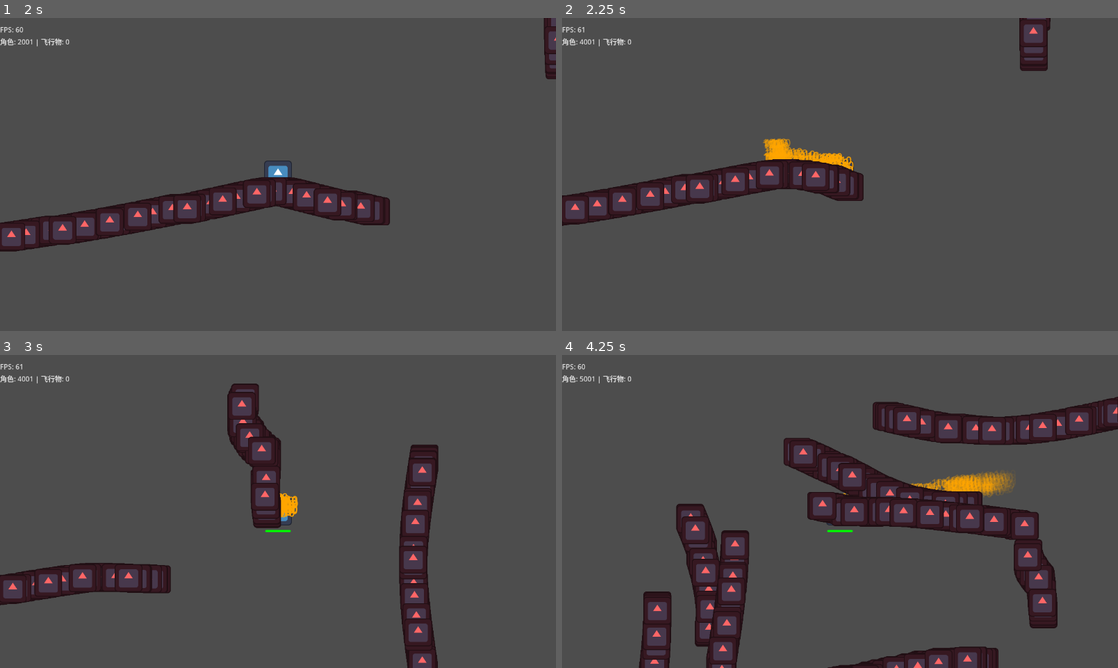
Above: before the commit, frames 1-4 (two rows, left to right).
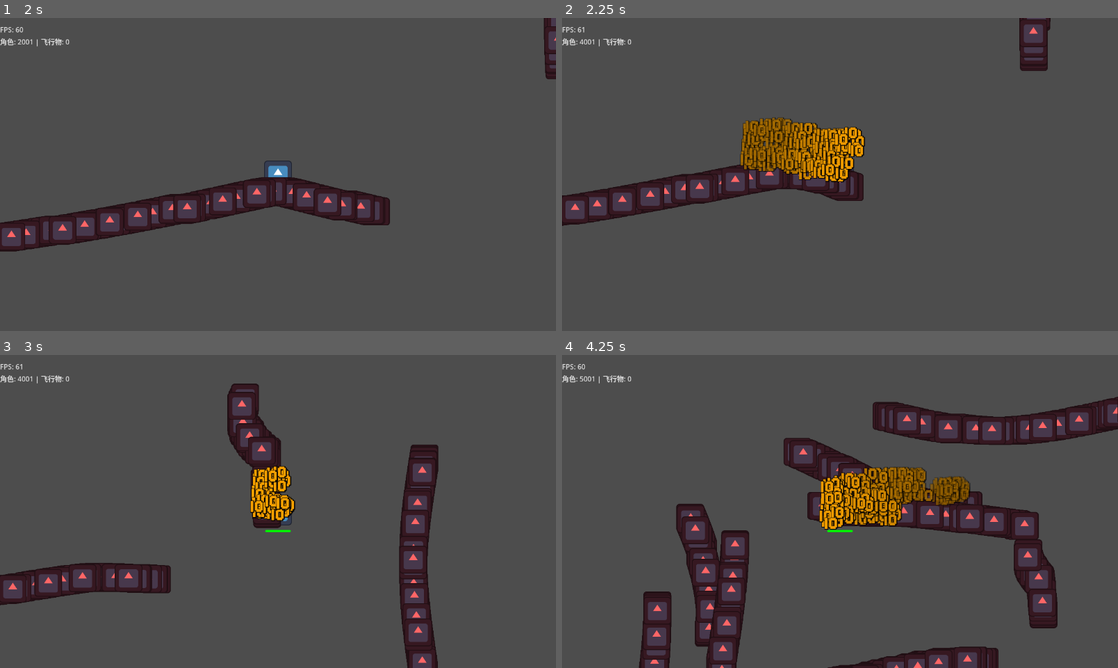
Above: after the commit, the same moments.

Repository: holooooo/survivor
Game: Godot game, scene res://src/scenes/main/main.tscn
Two runs of this game, one before a commit and one after it. Both use one fixed random seed, a clock stepped at 60 frames per second and the inputs below. The engine's default icon, where the game draws it, is replaced by a stand-in: a white triangle on a blue panel in a dark square.
Inputs:
- Up to frame 1 (2 s): tap Enter (ui_accept) at 0.5, 0.77, 1.25, 1.52 s; hold D (move_right) 0.53-1.28 s; hold S (move_down) from 1.28 s (still down)
- Up to frame 2 (2.25 s): release S (move_down) at 2.03 s; hold D (move_right) from 2.03 s (still down)
- Up to frame 3 (3 s): release D (move_right) at 2.78 s; hold W (move_up) from 2.78 s (still down)
- Up to frame 4 (4.25 s): tap Enter (ui_accept) at 3.02, 3.77 s; release W (move_up) at 3.53 s; hold A (move_left) from 3.53 s (still down)

Frame 1 is identical in both runs. In frame 2, 3.4% of the frame differs, in the area x 32-55%, y 31-53%; in frame 3, 1.1%; in frame 4, 4.0%, in the area x 46-82%, y 35-56%.

Commit message:
feat: 添加伤害数字对象池和字体资源，优化伤害显示逻辑

Diff:
--- a/project.godot
+++ b/project.godot
@@ -57,8 +57,6 @@
 
 [physics]
 
-common/physics_ticks_per_second=60
-common/max_physics_steps_per_frame=8
 common/enable_pause_aware_picking=true
 
 [rendering]
--- a/src/entities/enemies/enemy_base.gd
+++ b/src/entities/enemies/enemy_base.gd
@@ -55,7 +55,7 @@
 	EventBus.enemy_damaged.emit(self, damage_amount)
 
 	# 通过 EventBus 显示伤害数字
-	EventBus.show_damage_number(damage_amount, global_position, Color.RED, self)
+	EventBus.show_damage_number(damage_amount, global_position, Color.RED)
 
 ## 重写Actor的死亡回调
 func _on_death() -> void:
--- a/src/entities/enemies/enemy_spawner.gd
+++ b/src/entities/enemies/enemy_spawner.gd
@@ -76,7 +76,7 @@
 			spawn_position = MathUtils.get_random_spawn_position(screen_size, total_spawn_distance)
 
 		new_enemy.global_position = spawn_position
-		get_tree().current_scene.add_child(new_enemy)
+		add_child(new_enemy)
 
 		# 更新敌人计数
 		current_enemy_count += 1
--- a/src/entities/player/player.gd
+++ b/src/entities/player/player.gd
@@ -43,7 +43,7 @@
 func take_damage(damage: int) -> void:
 	super (damage)
 	# 通过 EventBus 显示伤害数字，玩家伤害使用橙色显示
-	EventBus.show_damage_number(damage, global_position, Color.ORANGE, self)
+	EventBus.show_damage_number(damage, global_position, Color.ORANGE)
 
 ## 重写Actor的死亡回调
 func _on_death() -> void:
--- /dev/null
+++ b/src/globals/damage_number_pool.gd
@@ -0,0 +1,215 @@
+extends Node2D
+
+## 高性能伤害数字对象池[br]
+## 支持每秒上万次调用，使用网格系统避免位置重叠[br]
+## 预计算偏移值，最小化运行时计算开销
+
+# 对象池配置
+@export var max_damage_numbers: int = 200  # 增加池大小应对高频调用
+var damage_number_scene: PackedScene = preload("res://src/scenes/common/prefabs/damage_number.tscn")
+
+# 对象池数据
+var _damage_number_pool: Array[Label] = []
+var _pool_index: int = 0
+
+# 高性能位置管理系统
+const GRID_SIZE: int = 32  # 网格单元大小
+const MAX_POSITIONS_PER_GRID: int = 8  # 每个网格最多允许的伤害数字数量
+const POSITION_TIMEOUT: float = 0.5  # 位置占用超时时间（秒）
+
+# 预计算的偏移位置数组
+var _precomputed_offsets: Array[Vector2] = []
+var _offset_index: int = 0
+
+# 网格位置管理
+var _grid_positions: Dictionary = {}  # 键: Vector2i(网格坐标), 值: Array[PositionData]
+var _current_time: float = 0.0
+
+# 位置数据结构
+class PositionData:
+	var position: Vector2
+	var timestamp: float
+
+	func _init(pos: Vector2, time: float) -> void:
+		position = pos
+		timestamp = time
+
+func _ready() -> void:
+	_precompute_offsets()
+	_initialize_pool()
+	register_pool()
+
+## 预计算偏移位置数组，避免运行时计算
+func _precompute_offsets() -> void:
+	const OFFSET_COUNT: int = 64  # 预计算64个不同的偏移位置
+	const MAX_OFFSET: float = GameConstants.DAMAGE_NUMBER_OFFSET_RANGE
+
+	_precomputed_offsets.clear()
+	_precomputed_offsets.resize(OFFSET_COUNT)
+
+	# 使用螺旋分布确保位置分散
+	for i in OFFSET_COUNT:
+		var angle: float = i * 2.39996323  # 黄金角（弧度），确保均匀分布
+		var radius: float = MAX_OFFSET * sqrt(float(i) / OFFSET_COUNT)
+		var offset: Vector2 = Vector2(cos(angle) * radius, sin(angle) * radius)
+		_precomputed_offsets[i] = offset
+
+## 初始化对象池
+func _initialize_pool() -> void:
+	_damage_number_pool.clear()
+	_damage_number_pool.resize(max_damage_numbers)
+
+	for i in max_damage_numbers:
+		var damage_number: Label = damage_number_scene.instantiate()
+		_damage_number_pool[i] = damage_number
+		add_child(damage_number)
+
+## 注册信号处理
+func register_pool() -> void:
+	EventBus.damage_number_requested.connect(create_damage_number)
+
+func _process(delta: float) -> void:
+	_current_time += delta
+
+	# 定期清理过期的位置数据（每秒清理一次）
+	if fmod(_current_time, 1.0) < delta:
+		_cleanup_expired_positions()
+
+## 清理过期的位置数据
+func _cleanup_expired_positions() -> void:
+	var cutoff_time: float = _current_time - POSITION_TIMEOUT
+
+	for grid_coord in _grid_positions.keys():
+		var positions: Array = _grid_positions[grid_coord]
+		# 从后往前遍历，安全删除过期项
+		for i in range(positions.size() - 1, -1, -1):
+			var pos_data: PositionData = positions[i]
+			if pos_data.timestamp < cutoff_time:
+				positions.remove_at(i)
+
+		# 如果网格为空，删除整个网格记录
+		if positions.is_empty():
+			_grid_positions.erase(grid_coord)
+
+## 获取下一个可用的伤害数字实例[br]
+## 使用循环索引实现高效的对象池管理
+func _get_next_damage_number() -> Label:
+	var damage_number: Label = _damage_number_pool[_pool_index]
+	_pool_index = (_pool_index + 1) % max_damage_numbers
+	return damage_number
+
+## 获取下一个预计算的偏移位置[br]
+## 避免运行时的随机数生成开销
+func _get_next_offset() -> Vector2:
+	var offset: Vector2 = _precomputed_offsets[_offset_index]
+	_offset_index = (_offset_index + 1) % _precomputed_offsets.size()
+	return offset
+
+## 将世界坐标转换为网格坐标
+func _world_to_grid(world_pos: Vector2) -> Vector2i:
+	return Vector2i(
+		int(world_pos.x / GRID_SIZE),
+		int(world_pos.y / GRID_SIZE)
+	)
+
+## 查找无重叠的显示位置[br]
+## [param base_position] 基础位置[br]
+## 返回避免重叠的最终显示位置
+func _find_non_overlapping_position(base_position: Vector2) -> Vector2:
+	var grid_coord: Vector2i = _world_to_grid(base_position)
+
+	# 检查当前网格是否已满
+	if not _grid_positions.has(grid_coord):
+		_grid_positions[grid_coord] = []
+
+	var positions: Array = _grid_positions[grid_coord]
+
+	# 如果网格未满，尝试添加位置
+	if positions.size() < MAX_POSITIONS_PER_GRID:
+		var final_position: Vector2 = base_position + _get_next_offset()
+		var pos_data: PositionData = PositionData.new(final_position, _current_time)
+		positions.append(pos_data)
+		return final_position
+
+	# 网格已满，寻找相邻网格
+	for x_offset in range(-1, 2):
+		for y_offset in range(-1, 2):
+			if x_offset == 0 and y_offset == 0:
+				continue
+
+			var neighbor_coord: Vector2i = grid_coord + Vector2i(x_offset, y_offset)
+			if not _grid_positions.has(neighbor_coord):
+				_grid_positions[neighbor_coord] = []
+
+			var neighbor_positions: Array = _grid_positions[neighbor_coord]
+			if neighbor_positions.size() < MAX_POSITIONS_PER_GRID:
+				var neighbor_base: Vector2 = Vector2(neighbor_coord.x * GRID_SIZE, neighbor_coord.y * GRID_SIZE)
+				var final_position: Vector2 = neighbor_base + _get_next_offset()
+				var pos_data: PositionData = PositionData.new(final_position, _current_time)
+				neighbor_positions.append(pos_data)
+				return final_position
+
+	# 如果所有相邻网格都满了，直接使用原位置（极端情况）
+	return base_position + _get_next_offset()
+
+## 从对象池获取并显示伤害数字[br]
+## [param damage] 伤害数值[br]
+## [param world_position] 世界坐标位置[br]
+## [param color] 伤害数字颜色
+func create_damage_number(damage: int, world_position: Vector2, color: Color) -> void:
+	# 高效获取对象池实例
+	var damage_number: Label = _get_next_damage_number()
+
+	# 计算避免重叠的显示位置
+	var base_position: Vector2 = world_position + Vector2(0, -30)
+	var display_position: Vector2 = _find_non_overlapping_position(base_position)
+
+	# 显示伤害数字
+	damage_number.show_at_position(damage, color, display_position)
+
+## 性能测试函数 - 模拟高频伤害数字生成[br]
+## [param test_count] 测试调用次数[br]
+## [param test_area_size] 测试区域大小
+func _performance_test(test_count: int = 10000, test_area_size: float = 500.0) -> void:
+	print("开始伤害数字池性能测试...")
+	print("测试参数: %d 次调用, 测试区域: %.1f x %.1f" % [test_count, test_area_size, test_area_size])
+
+	var start_time: float = Time.get_time_dict_from_system().values()[0]
+	var colors: Array[Color] = [Color.RED, Color.YELLOW, Color.WHITE, Color.ORANGE, Color.CYAN]
+
+	# 模拟高频调用
+	for i in test_count:
+		var random_pos: Vector2 = Vector2(
+			randf_range(-test_area_size, test_area_size),
+			randf_range(-test_area_size, test_area_size)
+		)
+		var damage: int = randi_range(10, 999)
+		var color: Color = colors[randi() % colors.size()]
+
+		create_damage_number(damage, random_pos, color)
+
+	var end_time: float = Time.get_time_dict_from_system().values()[0]
+	var duration: float = end_time - start_time
+
+	print("性能测试完成!")
+	print("耗时: %.3f 秒" % duration)
+	print("平均每次调用: %.6f 秒" % (duration / test_count))
+	print("理论最大TPS: %.0f" % (test_count / duration))
+	print("活跃网格数量: %d" % _grid_positions.size())
+
+## 获取当前池状态信息
+func get_pool_stats() -> Dictionary:
+	var active_grids: int = _grid_positions.size()
+	var total_positions: int = 0
+
+	for positions in _grid_positions.values():
+		total_positions += positions.size()
+
+	return {
+		"pool_size": max_damage_numbers,
+		"current_pool_index": _pool_index,
+		"active_grids": active_grids,
+		"total_tracked_positions": total_positions,
+		"precomputed_offsets": _precomputed_offsets.size(),
+		"current_offset_index": _offset_index
+	}
--- a/src/globals/event_bus.gd
+++ b/src/globals/event_bus.gd
@@ -32,10 +32,11 @@
 signal damage_dealt(target: Node2D, damage: int, position: Vector2)
 
 # 伤害数字显示事件
-signal damage_number_requested(damage: int, world_position: Vector2, color: Color, parent: Node)
+signal damage_number_requested(damage: int, world_position: Vector2, color: Color)
 
-# 伤害数字场景预加载
-var damage_number_scene: PackedScene = preload("res://src/scenes/common/prefabs/damage_number.tscn")
+
+func _ready() -> void:
+	pass
 
 ## 发射伤害事件并在指定位置显示伤害数字[br]
 ## [param target] 受伤目标[br]
@@ -55,25 +56,9 @@
 ## [param damage] 伤害数值[br]
 ## [param world_position] 世界坐标位置[br]
 ## [param color] 伤害数字颜色，默认为红色
-## [param parent] 父节点，用于添加伤害数字
-func show_damage_number(damage: int, world_position: Vector2, color: Color = Color.RED, parent: Node = null) -> void:
-	# 发射信号，让主场景或其他监听者处理具体的显示逻辑
-	damage_number_requested.emit(damage, world_position, color, parent)
+func show_damage_number(damage: int, world_position: Vector2, color: Color = Color.RED) -> void:
+	damage_number_requested.emit(damage, world_position, color)
 
-## 实际创建伤害数字节点的方法[br]
-## [param damage] 伤害数值[br]
-## [param world_position] 世界坐标位置[br]
-## [param color] 伤害数字颜色[br]
-## [param parent] 父节点，用于添加伤害数字
-func create_damage_number(damage: int, world_position: Vector2, color: Color, parent: Node) -> void:
-	var damage_number: Label = damage_number_scene.instantiate()
-	damage_number.set_damage(damage)
-	damage_number.set_color(color)
-	parent.add_child(damage_number)
-
-	# 添加随机偏移避免重叠
-	var random_offset: Vector2 = MathUtils.get_random_offset_position(Vector2.ZERO, GameConstants.DAMAGE_NUMBER_OFFSET_RANGE)
-	damage_number.global_position = world_position + Vector2(0, -30) + random_offset
 
 ## 安全地切换场景[br]
 ## [param scene_path] 场景文件路径[br]
--- a/src/scenes/common/prefabs/damage_number.gd
+++ b/src/scenes/common/prefabs/damage_number.gd
@@ -1,47 +1,58 @@
 extends Label
 
 ## 浮动伤害数字显示组件[br]
-## 在触发位置显示伤害数值，缓慢向上飘动并淡出
+## 在触发位置显示伤害数值，缓慢向上飘动并淡出[br]
+## 此节点由对象池管理，可重复使用。
 
-var damage_value: int
-var float_distance: float = 60.0  # 向上飘动的距离
 var fade_duration: float = 0.5
+var float_distance: float = 60.0
+var _tween: Tween
 
 func _ready() -> void:
 	# 设置伤害数字显示
-	text = str(damage_value)
-	add_theme_font_size_override("font_size", 48)
+	# add_theme_font_size_override("font_size", 48)
 
 	# 设置文字居中对齐
 	horizontal_alignment = HORIZONTAL_ALIGNMENT_CENTER
 	vertical_alignment = VERTICAL_ALIGNMENT_CENTER
 
-	# 延迟一帧后开始动画，确保position已经正确设置
-	await get_tree().process_frame
-	start_animation()
+	hide()
+
 
 ## 开始飘动和淡出动画
 func start_animation() -> void:
+	# 如果存在正在运行的动画，先停止它
+	if _tween and _tween.is_valid():
+		_tween.kill()
+
+	show()
 	# 创建缓慢向上飘动和淡出动画
-	var tween: Tween = create_tween()
-	tween.set_parallel(true)
-
+	_tween = create_tween()
+	_tween.set_parallel(true)
 	# 缓慢向上飘动
 	var target_position: Vector2 = global_position + Vector2(0, -float_distance)
-	tween.tween_property(self, "global_position", target_position, fade_duration)
+	_tween.tween_property(self, "global_position", target_position, fade_duration)
+	# 淡出效果
+	_tween.tween_property(self, "modulate:a", 0.0, fade_duration)
+	# _tween.tween_interval(fade_duration)
 
-	# 淡出效果
-	tween.tween_property(self, "modulate:a", 0.0, fade_duration)
+	# 动画结束后隐藏节点，以便重用
+	_tween.chain().tween_callback(_on_tween_all_finished)
 
-	# 0.3秒后删除节点
-	tween.tween_callback(queue_free).set_delay(fade_duration)
 
-## 设置伤害数值[br]
-## [param value] 伤害数值
-func set_damage(value: int) -> void:
-	damage_value = value
+## 在指定位置显示伤害数字[br]
+## [param damage] 伤害数值[br]
+## [param color] 显示颜色[br]
+## [param position] 显示的全局位置
+func show_at_position(damage: int, color: Color, pos: Vector2) -> void:
+	text = str(damage)
+	global_position = pos
 
-## 设置伤害数字颜色[br]
-## [param color] 显示颜色
-func set_color(color: Color) -> void:
+	# 重置节点状态
+	modulate = Color.WHITE
 	add_theme_color_override("font_color", color)
+
+	start_animation()
+
+func _on_tween_all_finished() -> void:
+	hide()
--- a/src/scenes/common/prefabs/damage_number.tscn
+++ b/src/scenes/common/prefabs/damage_number.tscn
@@ -1,8 +1,15 @@
-[gd_scene load_steps=2 format=3]
+[gd_scene load_steps=3 format=3 uid="uid://c4oal8h6shldy"]
 
-[ext_resource type="Script" path="res://src/scenes/common/prefabs/damage_number.gd" id="1_damage_number_script"]
+[ext_resource type="Script" uid="uid://b65bsioys016m" path="res://src/scenes/common/prefabs/damage_number.gd" id="1_damage_number_script"]
+[ext_resource type="FontFile" uid="uid://bcpy6cc2d6noy" path="res://resources/fonts/editundo.ttf" id="1_qmpit"]
 
 [node name="DamageNumber" type="Label"]
+scale = Vector2(0.6, 0.6)
+theme_override_colors/font_shadow_color = Color(0, 0, 0, 1)
+theme_override_colors/font_outline_color = Color(0, 0, 0, 1)
+theme_override_constants/shadow_outline_size = 10
+theme_override_fonts/font = ExtResource("1_qmpit")
+theme_override_font_sizes/font_size = 72
+text = "13"
+horizontal_alignment = 1
 script = ExtResource("1_damage_number_script")
-text = "1"
-horizontal_alignment = 1
--- /dev/null
+++ b/src/scenes/common/prefabs/damage_number_pool.gd
@@ -0,0 +1,39 @@
+extends Node2D
+
+
+# 伤害数字场景预加载
+const MAX_DAMAGE_NUMBERS: int = 100
+var damage_number_scene: PackedScene = preload("res://src/scenes/common/prefabs/damage_number.tscn")
+var _damage_number_pool: Array[Label] = []
+var _damage_number_pool_index: int = 0
+
+func _ready() -> void:
+	register_pool()
+
+func register_pool() -> void:
+	# 将信号连接到处理函数
+	EventBus.damage_number_requested.connect(create_damage_number)
+
+	# 预加载伤害数字实例到对象池
+	for i in range(MAX_DAMAGE_NUMBERS):
+		var damage_number: Label = damage_number_scene.instantiate()
+		_damage_number_pool.append(damage_number)
+		add_child(damage_number)
+
+
+## 从对象池获取并显示伤害数字[br]
+## [param damage] 伤害数值[br]
+## [param world_position] 世界坐标位置[br]
+## [param color] 伤害数字颜色
+func create_damage_number(damage: int, world_position: Vector2, color: Color) -> void:
+	var damage_number: Label = _damage_number_pool[_damage_number_pool_index]
+
+	# 更新下一个可用实例的索引，实现循环使用
+	_damage_number_pool_index = (_damage_number_pool_index + 1) % MAX_DAMAGE_NUMBERS
+
+	# 添加随机偏移避免重叠
+	var random_offset: Vector2 = MathUtils.get_random_offset_position(Vector2.ZERO, GameConstants.DAMAGE_NUMBER_OFFSET_RANGE)
+	var display_position: Vector2 = world_position + Vector2(0, -30) + random_offset
+
+	# 显示伤害数字
+	damage_number.show_at_position(damage, color, display_position)
--- a/src/scenes/main/main.gd
+++ b/src/scenes/main/main.gd
@@ -8,9 +8,6 @@
 @onready var performance_monitor: Control = $UI/PerformanceMonitor
 
 func _ready() -> void:
-	# 连接 EventBus 的伤害数字显示事件
-	EventBus.damage_number_requested.connect(_on_damage_number_requested)
-
 	# 设置敌人生成器的场景列表
 	if enemy_spawner and not enemy_scenes.is_empty():
 		enemy_spawner.enemy_scenes = enemy_scenes
@@ -30,10 +27,3 @@
 	if event.is_action_pressed("ui_accept") or (event is InputEventKey and event.keycode == KEY_F3 and event.pressed):
 		if performance_monitor:
 			performance_monitor.visible = not performance_monitor.visible
-
-## 处理伤害数字显示请求[br]
-## [param damage] 伤害数值[br]
-## [param world_position] 世界坐标位置[br]
-## [param color] 伤害数字颜色
-func _on_damage_number_requested(damage: int, world_position: Vector2, color: Color,parent:Node) -> void:
-	EventBus.create_damage_number(damage, world_position, color, parent)
--- a/src/scenes/main/main.tscn
+++ b/src/scenes/main/main.tscn
@@ -1,10 +1,11 @@
-[gd_scene load_steps=6 format=3 uid="uid://bqlr0mdryjoek"]
+[gd_scene load_steps=7 format=3 uid="uid://bqlr0mdryjoek"]
 
 [ext_resource type="Script" uid="uid://etsay58j6v62" path="res://src/scenes/main/main.gd" id="1_main_script"]
 [ext_resource type="PackedScene" uid="uid://dkeamf7f6v0g1" path="res://src/entities/enemies/enemy.tscn" id="2_enemy_scene"]
 [ext_resource type="PackedScene" uid="uid://bexl2b5q5oopf" path="res://src/ui/performance_monitor.tscn" id="3_fub2y"]
 [ext_resource type="PackedScene" uid="uid://c6g8qj0v1w7vj" path="res://src/entities/player/player.tscn" id="3_player_scene"]
 [ext_resource type="Script" uid="uid://dpfjfe2ivnncr" path="res://src/entities/enemies/enemy_spawner.gd" id="4_vw57g"]
+[ext_resource type="Script" uid="uid://dpxqtnxm6umfg" path="res://src/globals/damage_number_pool.gd" id="6_3q0a4"]
 
 [node name="Main" type="Node2D"]
 script = ExtResource("1_main_script")
@@ -28,3 +29,7 @@
 enemies_per_spawn = 2000
 max_enemies = 5000
 metadata/_custom_type_script = "uid://dpfjfe2ivnncr"
+
+[node name="Pool" type="Node2D" parent="."]
+unique_name_in_owner = true
+script = ExtResource("6_3q0a4")
Binary file added: resources/fonts/editundo.ttf
Not shown, added: resources/fonts/editundo.ttf.import
Binary file added: resources/fonts/edundot.ttf
Not shown, added: resources/fonts/edundot.ttf.import
Binary file added: resources/fonts/edunline.ttf
Not shown, added: resources/fonts/edunline.ttf.import
Binary file added: resources/fonts/ka1.ttf
Not shown, added: resources/fonts/ka1.ttf.import
Not shown, added: src/globals/damage_number_pool.gd.uid
Not shown, added: src/scenes/common/prefabs/damage_number_pool.gd.uid
